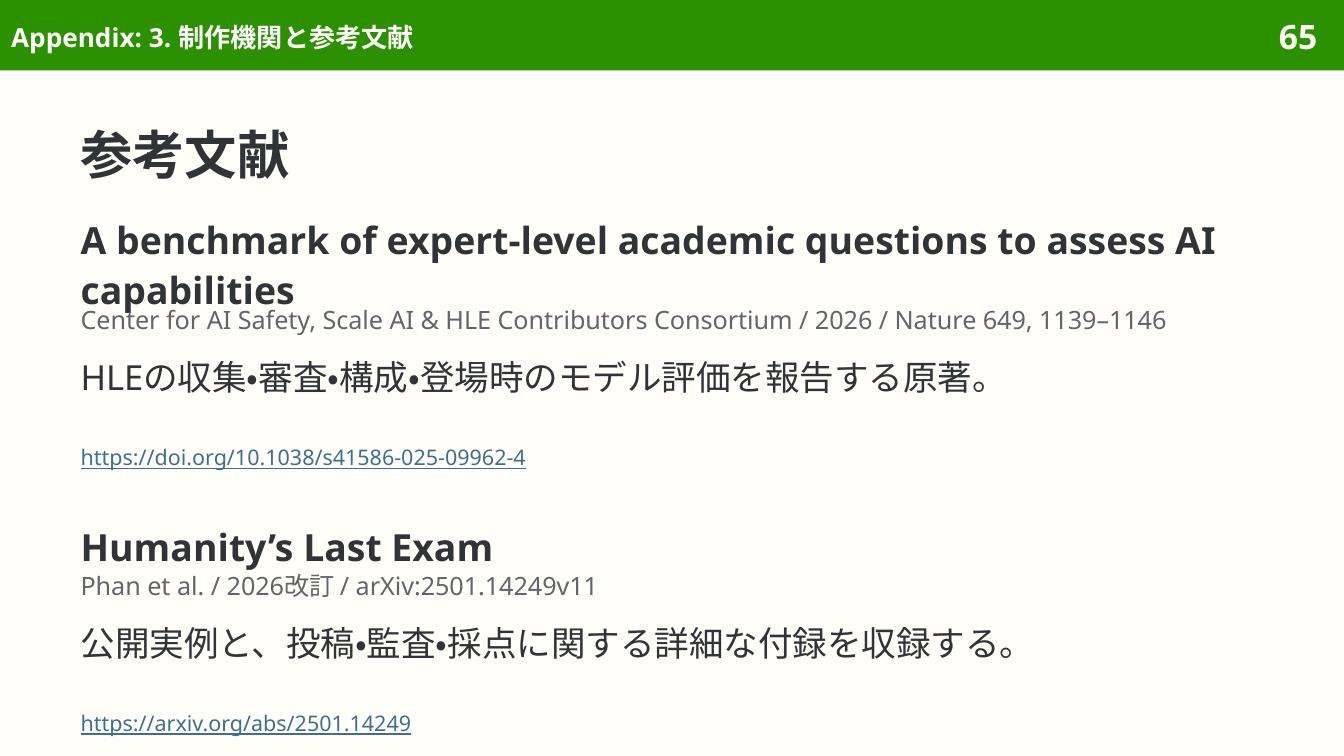
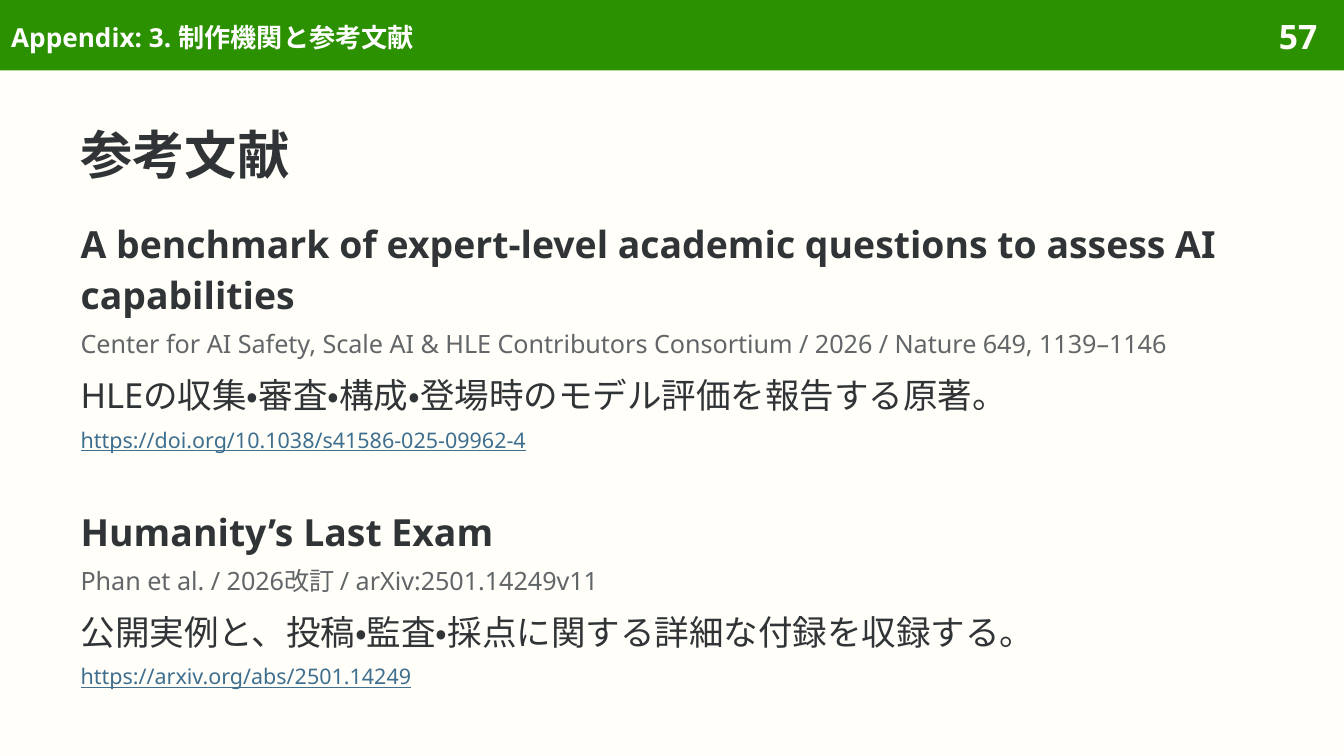
Before and after one commit to sasakiy84/datasets-in-10-minutes, a slide deck: slide 57 of slides/datasets-in-10-minutes-hle.pptx (slide 65 before the commit). Drawn at 1344x756 pixels with LibreOffice and Linux fonts; fonts in the diff are those of the drawing. Boxes give left, top, right and bottom in pixels: in the first picture for what was removed or moved away, otherwise in the second. Text is boxed around its words. In the diff, an @@ line names an element or a change of style, - is before the commit and + after.

```diff
--- a/slides/datasets-in-10-minutes-hle.pptx
+++ b/slides/datasets-in-10-minutes-hle.pptx
@@ page number at [1279,25,1317,50]: text changed @@
-65
+57
@@ text at [81,229,1215,318]: line spacing 1.13 to 1.14; more space between paragraphs @@
@@ text removed at [81,306,1166,335] @@
-Center for AI Safety, Scale AI & HLE Contributors Consortium / 2026 / Nature 649, 1139–1146
@@ text at [81,334,1166,453]: paragraphs added @@
+Center for AI Safety, Scale AI & HLE Contributors Consortium / 2026 / Nature 649, 1139–1146
+HLEの収集・審査・構成・登場時のモデル評価を報告する原著。
+https://doi.org/10.1038/s41586-025-09962-4
@@ text removed at [81,360,1007,393] @@
-HLEの収集・審査・構成・登場時のモデル評価を報告する原著。
@@ text removed at [81,448,526,470] @@
-https://doi.org/10.1038/s41586-025-09962-4
@@ text "Humanity’s Last Exam": place and size @@
-text "Humanity’s Last Exam" at [81,627,1035,659]
+text "Humanity’s Last Exam" at [81,517,1035,689]
@@ text at [81,517,598,592]: paragraphs added @@
+Humanity’s Last Exam
+Phan et al. / 2026改訂 / arXiv:2501.14249v11
@@ text removed at [81,532,493,570] @@
-Humanity’s Last Exam
@@ text removed at [81,574,598,597] @@
-Phan et al. / 2026改訂 / arXiv:2501.14249v11
@@ text at [81,616,1035,648]: more space between paragraphs @@
@@ text at [81,667,412,689]: paragraph added @@
+https://arxiv.org/abs/2501.14249
@@ text removed at [81,714,412,736] @@
-https://arxiv.org/abs/2501.14249
```
Also in this commit, not shown: 30 other slides changed, 8 slides removed, 4 other files.
